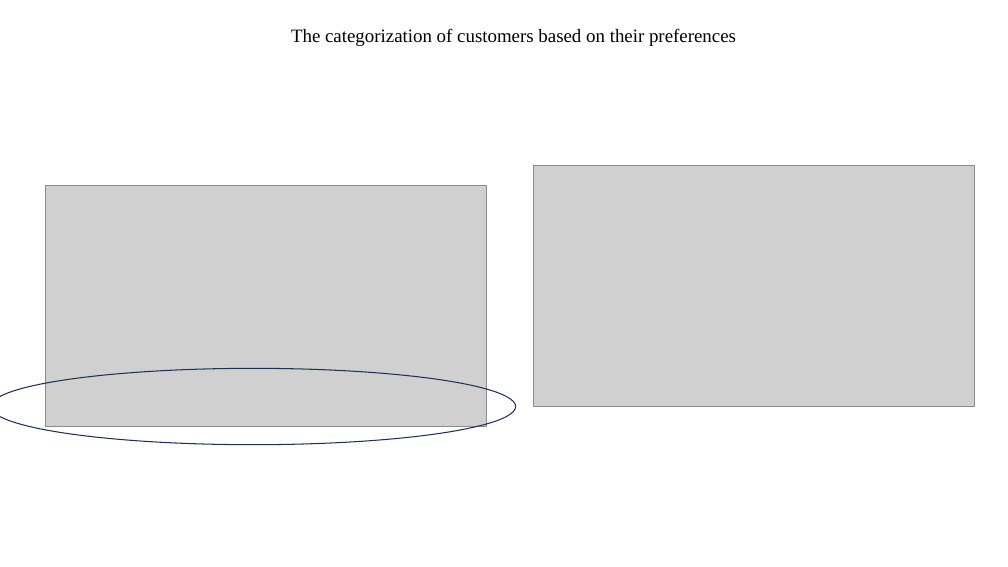
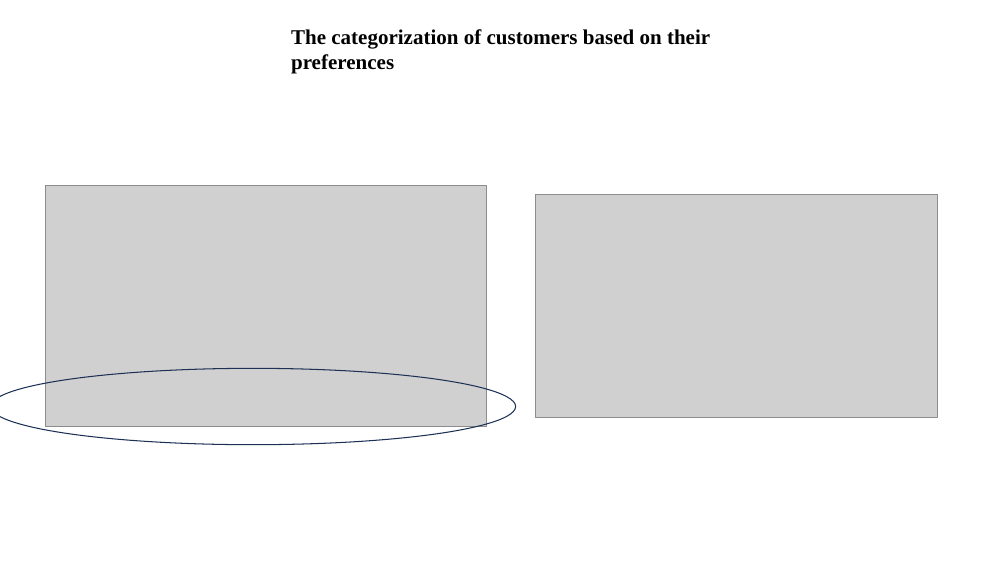
Before and after one commit to sagarbarge/Airbnb_NYC_Storytelling, a slide deck: slide 7 of Presentation_1_Analyst.pptx. Drawn at 1008x567 pixels with LibreOffice and Linux fonts; fonts in the diff are those of the drawing; grey boxes stand for pictures. Boxes give left, top, right and bottom in pixels: in the first picture for what was removed or moved away, otherwise in the second. Text is boxed around its words. In the diff, an @@ line names an element or a change of style, - is before the commit and + after.

```diff
--- a/Presentation_1_Analyst.pptx
+++ b/Presentation_1_Analyst.pptx
@@ text "The categorization of customers based ..." at (291, 29, 710, 74): size 18 to 20 pt, bold on @@
@@ picture: place and size @@
-picture at (534, 165, 974, 406)
+picture at (536, 194, 938, 417)
```
Also in this commit, not shown: 2 other slides changed, 7 slides added, 2 slides removed, 20 other files.
